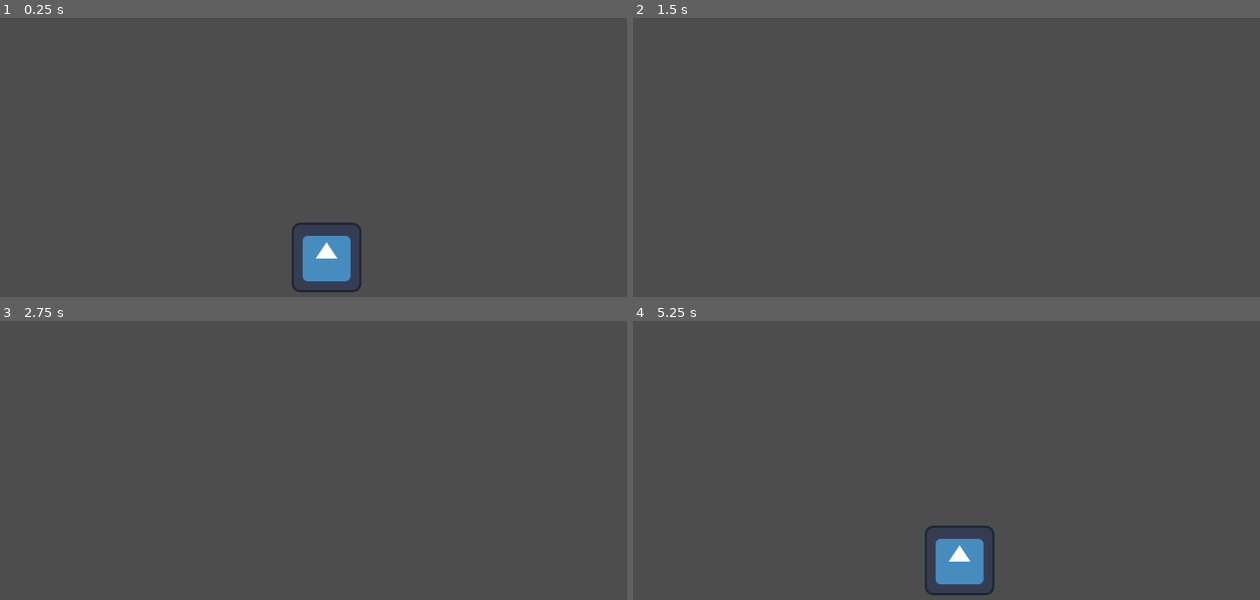
Above: before the commit, frames 1-4 (two rows, left to right).
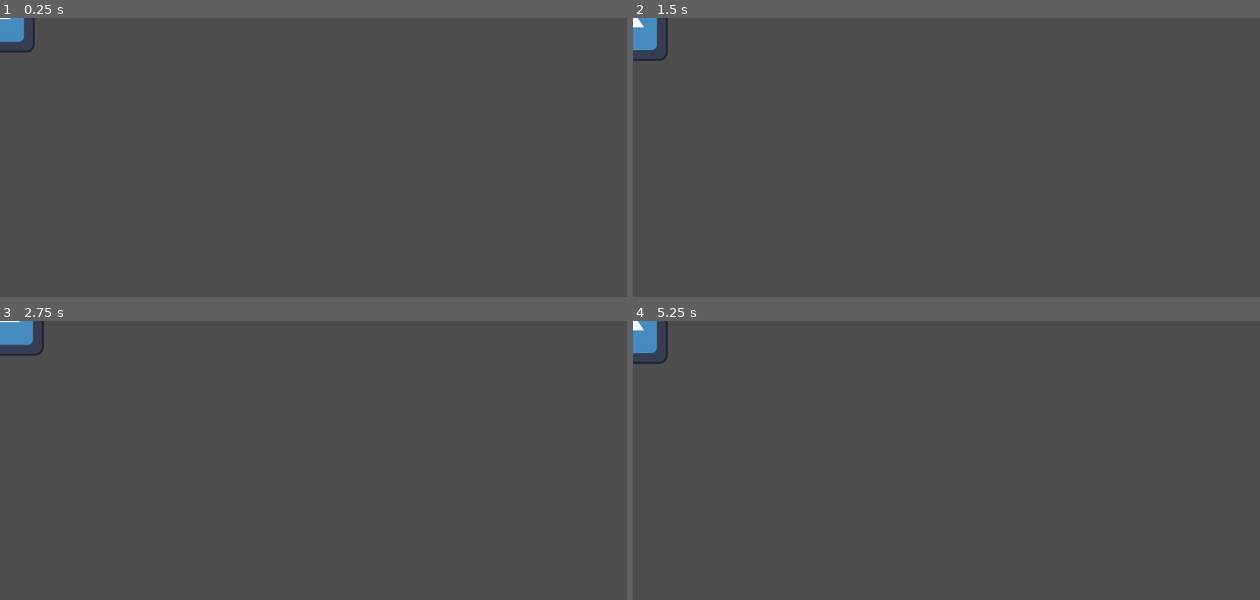
Above: after the commit, the same moments.

Repository: eagle-eye-scouter/GGJ_BubbleBlowing
Game: Godot game, scene res://src/scroll_world.tscn
The game is run twice, just before and just after one commit, with the same random seed, the same clock (stepped at 60 frames per second) and the same inputs. The engine's default icon, where the game draws it, is replaced by a stand-in: a white triangle on a blue panel in a dark square.
Inputs:
- Up to frame 1 (0.25 s): no input
- Up to frame 2 (1.5 s): tap Enter at 0.5 s; hold D (player_right) 0.53-1.28 s; hold Down (ui_down) from 1.28 s (still down)
- Up to frame 3 (2.75 s): tap Space at 2 s; release Down (ui_down) at 2.03 s; hold D (player_right) from 2.03 s (still down)
- Up to frame 4 (5.25 s): tap Enter at 2.75, 4.25 s; release D (player_right) at 2.78 s; hold Up (ui_up) 2.78-3.53 s; tap Space at 3.5 s; hold A (player_left) 3.53-5.03 s; hold Down (ui_down) from 5.03 s (still down)

The runs differ from the first frame. In frame 1, 2.0% of the frame differs, in the area x 0-58%, y 0-99%; in frame 2, 0.5%; in frame 3, 0.6%; in frame 4, 2.2%.

Commit message:
Update player controls

Diff:
--- a/project.godot
+++ b/project.godot
@@ -25,12 +25,38 @@
 "deadzone": 0.5,
 "events": [Object(InputEventKey,"resource_local_to_scene":false,"resource_name":"","device":-1,"window_id":0,"alt_press …(191 unchanged characters)…
 , Object(InputEventKey,"resource_local_to_scene":false,"resource_name":"","device":-1,"window_id":0,"alt_pressed":false …(186 unchanged characters)…
+, Object(InputEventJoypadMotion,"resource_local_to_scene":false,"resource_name":"","device":-1,"axis":0,"axis_value":-1.0,"script":null)
 ]
 }
 player_right={
 "deadzone": 0.5,
 "events": [Object(InputEventKey,"resource_local_to_scene":false,"resource_name":"","device":-1,"window_id":0,"alt_press …(192 unchanged characters)…
 , Object(InputEventKey,"resource_local_to_scene":false,"resource_name":"","device":-1,"window_id":0,"alt_pressed":false …(186 unchanged characters)…
+, Object(InputEventJoypadMotion,"resource_local_to_scene":false,"resource_name":"","device":-1,"axis":0,"axis_value":1.0,"script":null)
+]
+}
+dummy={
+"deadzone": 0.5,
+"events": []
+}
+player_up={
+"deadzone": 0.5,
+"events": [Object(InputEventKey,"resource_local_to_scene":false,"resource_name":"","device":-1,"window_id":0,"alt_pressed":false,"shift_pressed":false,"ctrl_pressed":false,"meta_pressed":false,"pressed":false,"keycode":0,"physical_keycode":87,"key_label":0,"unicode":119,"location":0,"echo":false,"script":null)
+, Object(InputEventKey,"resource_local_to_scene":false,"resource_name":"","device":-1,"window_id":0,"alt_pressed":false,"shift_pressed":false,"ctrl_pressed":false,"meta_pressed":false,"pressed":false,"keycode":0,"physical_keycode":4194320,"key_label":0,"unicode":0,"location":0,"echo":false,"script":null)
+, Object(InputEventJoypadMotion,"resource_local_to_scene":false,"resource_name":"","device":-1,"axis":1,"axis_value":-1.0,"script":null)
+]
+}
+player_down={
+"deadzone": 0.5,
+"events": [Object(InputEventKey,"resource_local_to_scene":false,"resource_name":"","device":-1,"window_id":0,"alt_pressed":false,"shift_pressed":false,"ctrl_pressed":false,"meta_pressed":false,"pressed":false,"keycode":0,"physical_keycode":83,"key_label":0,"unicode":115,"location":0,"echo":false,"script":null)
+, Object(InputEventKey,"resource_local_to_scene":false,"resource_name":"","device":-1,"window_id":0,"alt_pressed":false,"shift_pressed":false,"ctrl_pressed":false,"meta_pressed":false,"pressed":false,"keycode":0,"physical_keycode":4194322,"key_label":0,"unicode":0,"location":0,"echo":false,"script":null)
+, Object(InputEventJoypadMotion,"resource_local_to_scene":false,"resource_name":"","device":-1,"axis":1,"axis_value":1.0,"script":null)
+]
+}
+player_breath={
+"deadzone": 0.5,
+"events": [Object(InputEventKey,"resource_local_to_scene":false,"resource_name":"","device":-1,"window_id":0,"alt_pressed":false,"shift_pressed":false,"ctrl_pressed":false,"meta_pressed":false,"pressed":false,"keycode":0,"physical_keycode":32,"key_label":0,"unicode":32,"location":0,"echo":false,"script":null)
+, Object(InputEventJoypadButton,"resource_local_to_scene":false,"resource_name":"","device":-1,"button_index":1,"pressure":0.0,"pressed":false,"script":null)
 ]
 }
 
--- a/src/player.gd
+++ b/src/player.gd
@@ -1,6 +1,9 @@
 extends Node2D
 
 const HORIZONTAL_SPEED : float = 1000.0
+const VERTICAL_SPEED : float = 900.0
+const INFLATE_SPEED : float = 90.0
+const DEFLATE_SPEED : float = 45.0
 
 # Called when the node enters the scene tree for the first time.
 func _ready() -> void:
@@ -10,9 +13,11 @@
 # Called every frame. 'delta' is the elapsed time since the previous frame.
 func _process(delta: float) -> void:
 
-	var vector : Vector2 = Input.get_vector("player_left", "player_right", "ui_up", "ui_down")
+	var vector : Vector2 = Input.get_vector("player_left", "player_right", "player_up", "player_down")
 
-	self.position.x += delta * vector.x * HORIZONTAL_SPEED
+	self.position = vector * Vector2(HORIZONTAL_SPEED, VERTICAL_SPEED) * delta
 	#print("delta", delta, ";vector", vector)
 
+
+
 	pass
